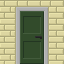
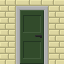
The second 64 x 64 image is a revision of the first. Changes to its layers:
painted on "Layer" over [16, 6, 48, 39]
painted on "0092.BMP" over [0, 0, 64, 64]
